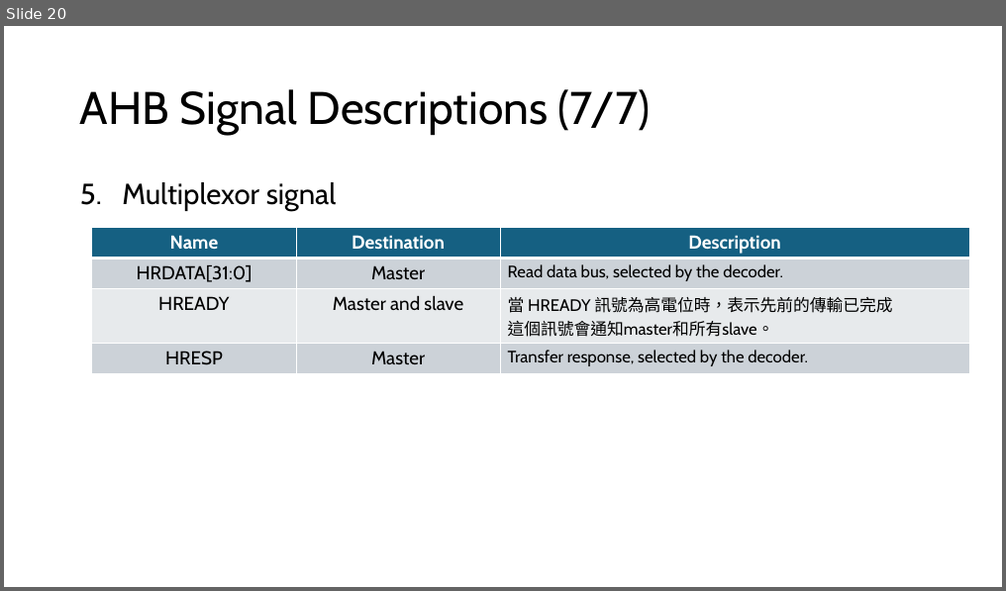
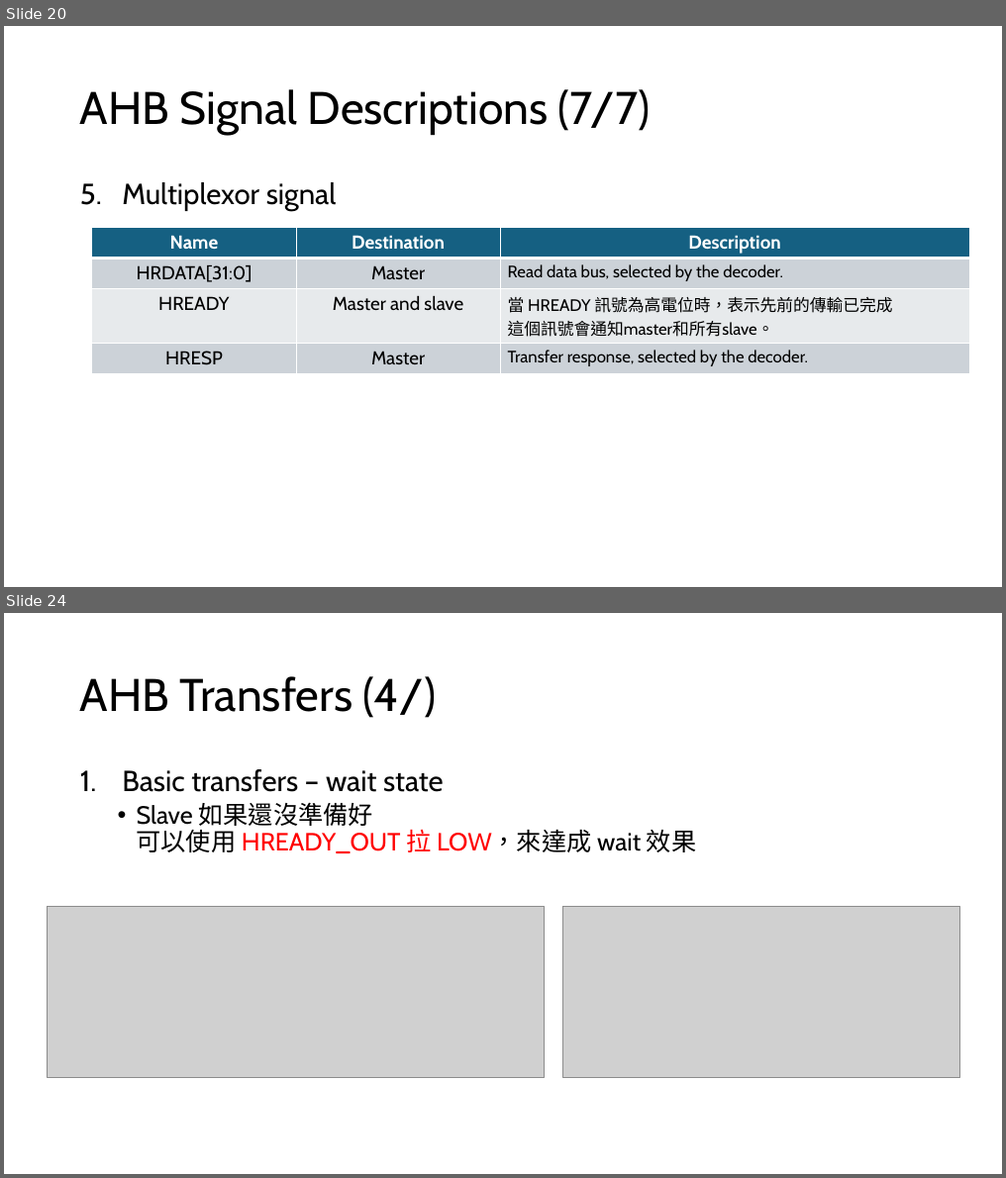
Before and after one commit to s9001055/DV_learning, a slide deck: AMBA/AMBA_learning.pptx. Shown one above the other, each under a label of ours: slide 20 before the commit, slides 20 and 24 after it; the slides between them are not shown. The pictures are 1006x591 and 1006x1178 pixels, drawn with LibreOffice and Linux fonts; fonts in the diff are those of the drawing; grey boxes stand for pictures. Boxes give left, top, right and bottom in pixels: in the first picture for what was removed or moved away, otherwise in the second. Text is boxed around its words. In the diff, an @@ line names an element or a change of style, - is before the commit and + after.

Commit message:
Modify: AMBA/AMBA_learning.pptx 1. Add chapter 2 AHB Transfers Basic transfers 2. Add chapter 2 AHB Transfers Transfer types

```diff
--- a/AMBA/AMBA_learning.pptx
+++ b/AMBA/AMBA_learning.pptx
@@ slide 24 added at [4,613,1002,1174], background #FFFFFF @@
@@ title added at [80,676,437,718], 44 pt, text #000000 @@
+AHB Transfers (4/)
@@ text added at [122,769,696,854], 24 pt, text #000000 @@
+1. Basic transfers – wait state
+  • Slave 如果還沒準備好
+    可以使用 HREADY_OUT 拉 LOW，來達成 wait 效果
@@ picture added at [47,906,544,1077] @@
@@ picture added at [562,906,959,1077] @@
```
Also in this commit, not shown: 8 other slides added, 1 other file.
